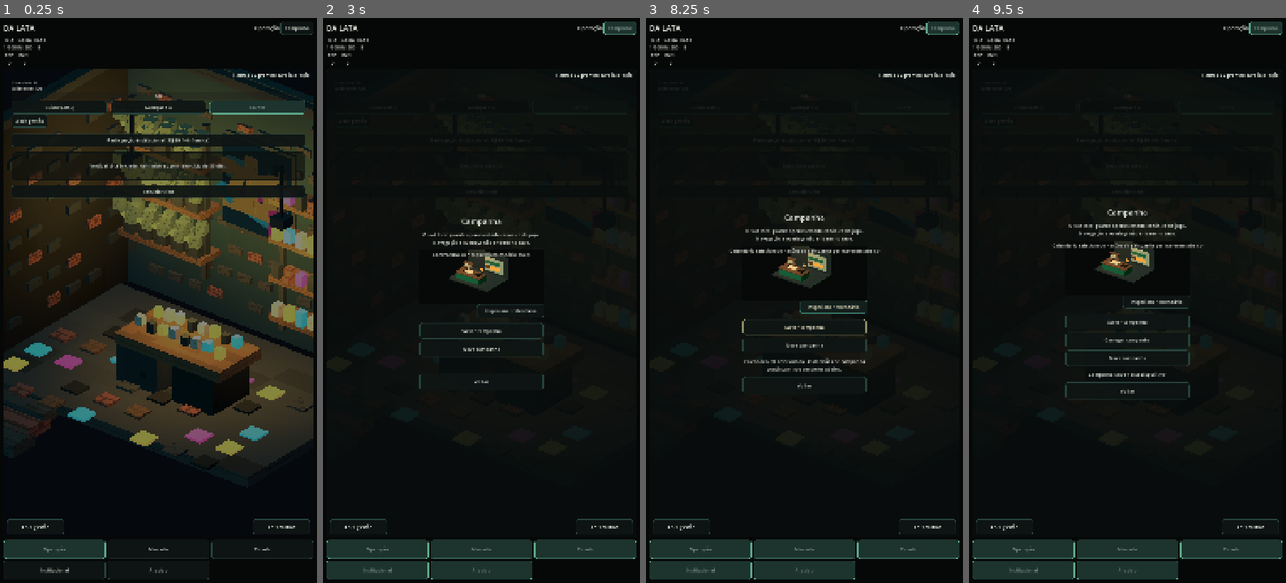
Above: before the commit, frames 1-4 (left to right).
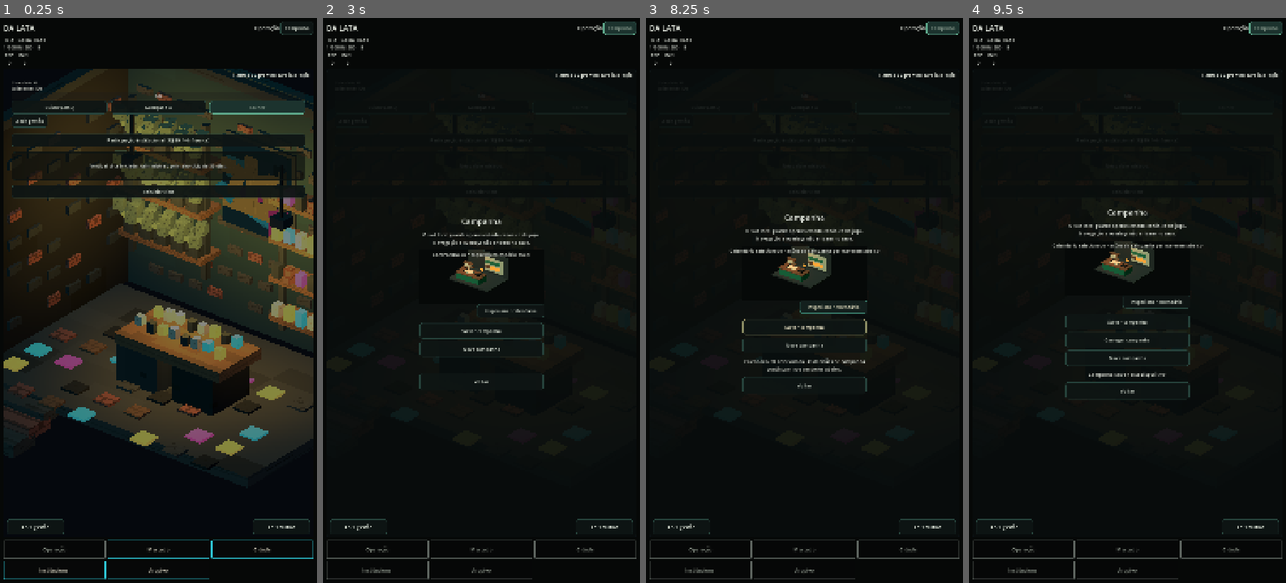
Above: after the commit, the same moments.

Repository: az1nn/growing-rio
Game: Godot game, scene res://scenes/shell/game_shell.tscn
The game is run twice, just before and just after one commit, with the same random seed, the same clock (stepped at 60 frames per second) and the same inputs.
Inputs:
- Up to frame 1 (0.25 s): no input
- Up to frame 2 (3 s): click "Reiniciar ciclo" at 0.5 s; click "Reiniciar ciclo" at 1.25 s; click "Reiniciar ciclo" at 2 s; click "Campanha" at 2.75 s
- Up to frame 3 (8.25 s): click "Abrir gestão" at 3.5 s; click "Abrir cultivo" at 4.25 s; click "Cuidar (-R$5)" at 5 s; click "Avançar dia" at 5.75 s; click "Abrir gestão" at 6.5 s; click "Participação institucional (-…" at 7.25 s; click "Inspecionar calendário" at 8 s
- Up to frame 4 (9.5 s): click "Salvar campanha" at 8.75 s

The runs differ from the first frame. In frame 1, 1.6% of the frame differs, in the area x 1-99%, y 92-100%; in frame 2, 4.7%; in frame 3, 4.7%; in frame 4, 4.7%.

Commit message:
feat(ui): style shared destination navigation

Diff:
--- a/scenes/shell/game_shell.tscn
+++ b/scenes/shell/game_shell.tscn
@@ -10,6 +10,7 @@
 [ext_resource type="PackedScene" path="res://scenes/visual/campaign_diorama.tscn" id="8_campaign"]
 [ext_resource type="PackedScene" path="res://scenes/visual/narrative_diorama.tscn" id="9_narrative"]
 [ext_resource type="PackedScene" path="res://scenes/visual/finale_diorama.tscn" id="10_finale"]
+[ext_resource type="Script" path="res://scenes/ui/v1/dalata_nav_tab.gd" id="11_nav"]
 
 [node name="GameShell" type="Control"]
 layout_mode = 3
@@ -125,30 +126,40 @@
 custom_minimum_size = Vector2(0, 64)
 layout_mode = 2
 text = "Operação"
+script = ExtResource("11_nav")
+semantic_action_id = &"nav/operation"
 
 [node name="WideMarketButton" type="Button" parent="Margin/Layout/ContentRow/WideNav"]
 unique_name_in_owner = true
 custom_minimum_size = Vector2(0, 64)
 layout_mode = 2
 text = "Mercado"
+script = ExtResource("11_nav")
+semantic_action_id = &"nav/market"
 
 [node name="WideCityButton" type="Button" parent="Margin/Layout/ContentRow/WideNav"]
 unique_name_in_owner = true
 custom_minimum_size = Vector2(0, 64)
 layout_mode = 2
 text = "Cidade"
+script = ExtResource("11_nav")
+semantic_action_id = &"nav/city"
 
 [node name="WideInstitutionalButton" type="Button" parent="Margin/Layout/ContentRow/WideNav"]
 unique_name_in_owner = true
 custom_minimum_size = Vector2(0, 64)
 layout_mode = 2
 text = "Institucional"
+script = ExtResource("11_nav")
+semantic_action_id = &"nav/institutional"
 
 [node name="WideArchiveButton" type="Button" parent="Margin/Layout/ContentRow/WideNav"]
 unique_name_in_owner = true
 custom_minimum_size = Vector2(0, 64)
 layout_mode = 2
 text = "Arquivo"
+script = ExtResource("11_nav")
+semantic_action_id = &"nav/archive"
 
 [node name="SurfaceHost" type="Control" parent="Margin/Layout/ContentRow"]
 custom_minimum_size = Vector2(0, 560)
@@ -298,6 +309,8 @@
 layout_mode = 2
 size_flags_horizontal = 3
 text = "Operação"
+script = ExtResource("11_nav")
+semantic_action_id = &"nav/operation"
 
 [node name="MarketButton" type="Button" parent="Margin/Layout/PortraitNav"]
 unique_name_in_owner = true
@@ -305,6 +318,8 @@
 layout_mode = 2
 size_flags_horizontal = 3
 text = "Mercado"
+script = ExtResource("11_nav")
+semantic_action_id = &"nav/market"
 
 [node name="CityButton" type="Button" parent="Margin/Layout/PortraitNav"]
 unique_name_in_owner = true
@@ -312,6 +327,8 @@
 layout_mode = 2
 size_flags_horizontal = 3
 text = "Cidade"
+script = ExtResource("11_nav")
+semantic_action_id = &"nav/city"
 
 [node name="InstitutionalButton" type="Button" parent="Margin/Layout/PortraitNav"]
 unique_name_in_owner = true
@@ -319,6 +336,8 @@
 layout_mode = 2
 size_flags_horizontal = 3
 text = "Institucional"
+script = ExtResource("11_nav")
+semantic_action_id = &"nav/institutional"
 
 [node name="ArchiveButton" type="Button" parent="Margin/Layout/PortraitNav"]
 unique_name_in_owner = true
@@ -326,6 +345,8 @@
 layout_mode = 2
 size_flags_horizontal = 3
 text = "Arquivo"
+script = ExtResource("11_nav")
+semantic_action_id = &"nav/archive"
 
 [connection signal="pressed" from="Margin/Layout/Header/TitleRow/CampaignButton" to="." method="_on_campaign_pressed"]
 [connection signal="pressed" from="Margin/Layout/ContentRow/WideNav/WideOperationButton" to="." method="_on_operation_pressed"]
Not shown: 1 places in scenes/shell/game_shell.tscn that only renumber resources
